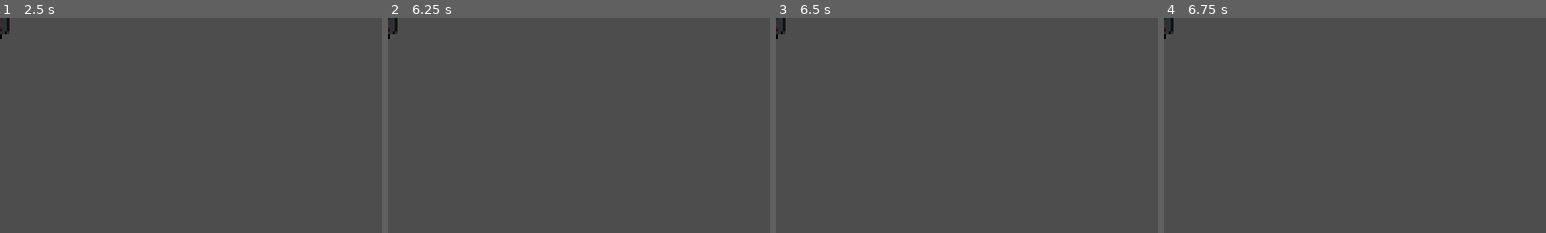
Above: before the commit, frames 1-4 (left to right).
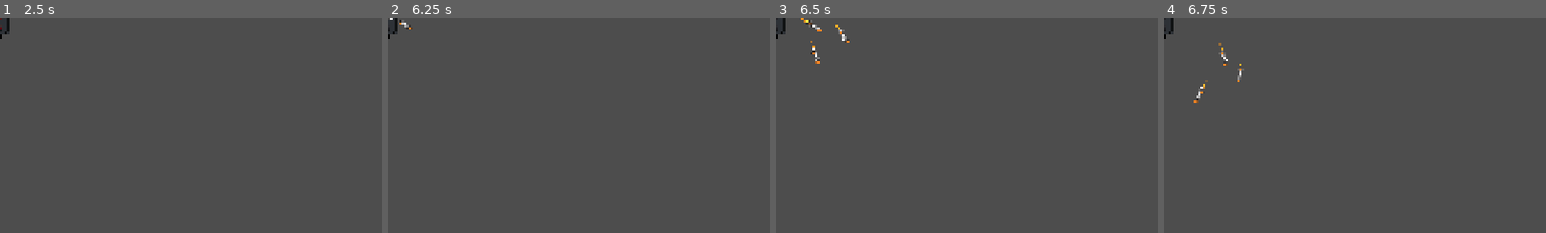
Above: after the commit, the same moments.

Repository: two-sticks-and-a-rock/space-arcade
Game: Godot game, scene res://scenes/player/player_weapons/Missile_Silo/missile_silo.tscn
Same seed, same stepped clock (60 frames per second), same inputs: the game is played once before the commit and once after it. This scene is started directly instead of the project's main scene.
Inputs (mouse positions are % of the whole screen's width and height, from its top left):
- Up to frame 1 (2.5 s): tap Enter at 0.5, 2 s; move the mouse to (72, 45) at 0.52 s; press the mouse at (72, 45) at 0.53 s; hold Right (move_right) 0.53-1.28 s; tap Space (sling_release) at 1.25, 1.35 s; move the mouse to (30, 55) at 1.27 s; release the mouse at (30, 55) at 1.28 s; hold Down (move_back) 1.28-2.03 s; move the mouse to (60, 28) at 2.02 s; press the mouse at (60, 28) at 2.03 s; hold Right (move_right) from 2.03 s (still down)
- Up to frame 2 (6.25 s): tap Space (sling_release) at 2.75, 2.85, 4.25, 4.35, 5.85 s; move the mouse to (45, 70) at 2.77 s; release Right (move_right) at 2.78 s; release the mouse at (45, 70) at 2.78 s; hold Up (move_forward) 2.78-3.53 s; tap Enter at 3.5 s; move the mouse to (80, 65) at 3.52 s; press the mouse at (80, 65) at 3.53 s; hold Left (move_left) 3.53-5.03 s; move the mouse to (20, 35) at 4.27 s; release the mouse at (20, 35) at 4.28 s; move the mouse to (55, 50) at 5.02 s; press the mouse at (55, 50) at 5.03 s; hold Down (move_back) 5.03-5.78 s; move the mouse to (35, 25) at 5.77 s; release the mouse at (35, 25) at 5.78 s; hold Right (move_right) from 5.78 s (still down)
- Up to frame 3 (6.5 s): keep holding Right (move_right)
- Up to frame 4 (6.75 s): move the mouse to (72, 45) at 6.52 s; release Right (move_right) at 6.53 s; press the mouse at (72, 45) at 6.53 s; hold Up (move_forward) from 6.53 s (still down)
The pictures show only the part of the screen within x 0-50%, y 0-50%; the shares and areas given below are measured in that part.

Frame 1 is identical in both runs. In frame 2, less than 0.1% of the frame differs, in the area x 0-7%, y 0-6%; in frame 3, 0.3%, in the area x 0-20%, y 0-22%; in frame 4, 0.2%.

Commit message:
Missile silo upgrade path

Diff:
--- a/scenes/player/player_weapons/Missile_Silo/missile_silo.tscn
+++ b/scenes/player/player_weapons/Missile_Silo/missile_silo.tscn
@@ -4,6 +4,11 @@
 [ext_resource type="Texture2D" uid="uid://cdo1hmi1povfe" path="res://art/sprites/bullets/Missile_Silo/MissileSiloDone-Sheet-Sheet.png" id="2_minx4"]
 [ext_resource type="PackedScene" uid="uid://4gto1ijk7tqs" path="res://scenes/player/player_weapons/Missile_Silo/missile.tscn" id="2_wy3lk"]
 [ext_resource type="Script" uid="uid://dq724vlrm8a05" path="res://scenes/ui/mechanics_text.gd" id="3_03w6n"]
+[ext_resource type="Script" uid="uid://cv1cwxelnr7jm" path="res://scenes/player/player_weapons/weapon_upgrades/weapon_upgrade_set.gd" id="4_vnd8m"]
+[ext_resource type="Script" uid="uid://dh8gni2x2uubt" path="res://scenes/player/player_weapons/weapon_upgrades/weapon_upgrade.gd" id="5_apa5x"]
+[ext_resource type="Script" uid="uid://cfgllll1jbmru" path="res://scenes/player/player_weapons/weapon_upgrades/damage_upgrade.gd" id="6_ns3u3"]
+[ext_resource type="Script" uid="uid://dtutoa66ihr48" path="res://scenes/player/player_weapons/weapon_upgrades/num_bullets_upgrade.gd" id="7_up2lq"]
+[ext_resource type="Script" uid="uid://jd2xcnw1xep3" path="res://scenes/player/player_weapons/weapon_upgrades/downtime_upgrade.gd" id="8_tre67"]
 
 [sub_resource type="Resource" id="Resource_6d4r7"]
 script = ExtResource("3_03w6n")
@@ -23,6 +28,125 @@
 mechanic_value = "3 seconds"
 col_span = 1
 metadata/_custom_type_script = "uid://dq724vlrm8a05"
+
+[sub_resource type="Resource" id="Resource_up2lq"]
+script = ExtResource("3_03w6n")
+mechanic_name = "Damage"
+mechanic_value = "75 -> 100"
+metadata/_custom_type_script = "uid://dq724vlrm8a05"
+
+[sub_resource type="Resource" id="Resource_ns3u3"]
+script = ExtResource("6_ns3u3")
+mechanics_text = SubResource("Resource_up2lq")
+metadata/_custom_type_script = "uid://cfgllll1jbmru"
+
+[sub_resource type="Resource" id="Resource_apa5x"]
+resource_name = "More Damage"
+script = ExtResource("4_vnd8m")
+upgrades = Array[ExtResource("5_apa5x")]([SubResource("Resource_ns3u3")])
+metadata/_custom_type_script = "uid://cv1cwxelnr7jm"
+
+[sub_resource type="Resource" id="Resource_c20tc"]
+script = ExtResource("3_03w6n")
+mechanic_name = "Missiles"
+mechanic_value = "3 -> 5"
+metadata/_custom_type_script = "uid://dq724vlrm8a05"
+
+[sub_resource type="Resource" id="Resource_kyk20"]
+script = ExtResource("7_up2lq")
+num_bullets_increase = 2
+mechanics_text = SubResource("Resource_c20tc")
+metadata/_custom_type_script = "uid://dtutoa66ihr48"
+
+[sub_resource type="Resource" id="Resource_tre67"]
+resource_name = "More Missiles"
+script = ExtResource("4_vnd8m")
+upgrades = Array[ExtResource("5_apa5x")]([SubResource("Resource_kyk20")])
+metadata/_custom_type_script = "uid://cv1cwxelnr7jm"
+
+[sub_resource type="Resource" id="Resource_08j3i"]
+script = ExtResource("3_03w6n")
+mechanic_name = "Cooldown"
+mechanic_value = "9 seconds -> 6 seconds"
+metadata/_custom_type_script = "uid://dq724vlrm8a05"
+
+[sub_resource type="Resource" id="Resource_s5kk0"]
+script = ExtResource("8_tre67")
+downtimer_decrease = 3.0
+mechanics_text = SubResource("Resource_08j3i")
+metadata/_custom_type_script = "uid://jd2xcnw1xep3"
+
+[sub_resource type="Resource" id="Resource_7ma44"]
+resource_name = "Improved Cooldown"
+script = ExtResource("4_vnd8m")
+upgrades = Array[ExtResource("5_apa5x")]([SubResource("Resource_s5kk0")])
+metadata/_custom_type_script = "uid://cv1cwxelnr7jm"
+
+[sub_resource type="Resource" id="Resource_6c75u"]
+script = ExtResource("3_03w6n")
+mechanic_name = "Damage"
+mechanic_value = "100 -> 150"
+metadata/_custom_type_script = "uid://dq724vlrm8a05"
+
+[sub_resource type="Resource" id="Resource_oykw4"]
+script = ExtResource("6_ns3u3")
+damage_increase = 50
+mechanics_text = SubResource("Resource_6c75u")
+metadata/_custom_type_script = "uid://cfgllll1jbmru"
+
+[sub_resource type="Resource" id="Resource_urqw0"]
+resource_name = "Even More Damage"
+script = ExtResource("4_vnd8m")
+upgrades = Array[ExtResource("5_apa5x")]([SubResource("Resource_oykw4")])
+metadata/_custom_type_script = "uid://cv1cwxelnr7jm"
+
+[sub_resource type="Resource" id="Resource_gaiuc"]
+script = ExtResource("3_03w6n")
+mechanic_name = "Missiles"
+mechanic_value = "5 -> 8"
+metadata/_custom_type_script = "uid://dq724vlrm8a05"
+
+[sub_resource type="Resource" id="Resource_fy7c8"]
+script = ExtResource("7_up2lq")
+num_bullets_increase = 3
+mechanics_text = SubResource("Resource_gaiuc")
+metadata/_custom_type_script = "uid://dtutoa66ihr48"
+
+[sub_resource type="Resource" id="Resource_2u2rv"]
+resource_name = "Even More Missiles"
+script = ExtResource("4_vnd8m")
+upgrades = Array[ExtResource("5_apa5x")]([SubResource("Resource_fy7c8")])
+metadata/_custom_type_script = "uid://cv1cwxelnr7jm"
+
+[sub_resource type="Resource" id="Resource_p07je"]
+script = ExtResource("3_03w6n")
+mechanic_name = "Cooldown"
+mechanic_value = "10 seconds -> 8 seconds"
+metadata/_custom_type_script = "uid://dq724vlrm8a05"
+
+[sub_resource type="Resource" id="Resource_mh1mp"]
+script = ExtResource("8_tre67")
+downtimer_decrease = 3.0
+mechanics_text = SubResource("Resource_p07je")
+metadata/_custom_type_script = "uid://jd2xcnw1xep3"
+
+[sub_resource type="Resource" id="Resource_4mlj3"]
+script = ExtResource("3_03w6n")
+mechanic_name = "Missiles"
+mechanic_value = "8 -> 10"
+metadata/_custom_type_script = "uid://dq724vlrm8a05"
+
+[sub_resource type="Resource" id="Resource_1k7ex"]
+script = ExtResource("7_up2lq")
+num_bullets_increase = 2
+mechanics_text = SubResource("Resource_4mlj3")
+metadata/_custom_type_script = "uid://dtutoa66ihr48"
+
+[sub_resource type="Resource" id="Resource_gnxix"]
+resource_name = "Maximum Missiles"
+script = ExtResource("4_vnd8m")
+upgrades = Array[ExtResource("5_apa5x")]([SubResource("Resource_mh1mp"), SubResource("Resource_1k7ex")])
+metadata/_custom_type_script = "uid://cv1cwxelnr7jm"
 
 [sub_resource type="AtlasTexture" id="AtlasTexture_tjbvn"]
 atlas = ExtResource("2_minx4")
@@ -67,10 +191,11 @@
 display_name = "Missile Silo"
 description = "Homing missiles target enemies"
 base_mechanics = Array[ExtResource("3_03w6n")]([SubResource("Resource_6d4r7"), SubResource("Resource_mjay7"), SubResource("Resource_246l1")])
-dmg = 100
+dmg = 75
 num_bullets = 3
 bullet_speed = 400.0
 bullet_size = 1.0
+possible_upgrade_sets = Array[ExtResource("4_vnd8m")]([SubResource("Resource_apa5x"), SubResource("Resource_tre67"), SubResource("Resource_7ma44"), SubResource("Resource_urqw0"), SubResource("Resource_2u2rv"), SubResource("Resource_gnxix")])
 
 [node name="AnimatedSprite2D" type="AnimatedSprite2D" parent="." unique_id=825337014]
 sprite_frames = SubResource("SpriteFrames_wy3lk")
@@ -81,7 +206,7 @@
 wait_time = 0.1
 
 [node name="DownTimer" type="Timer" parent="." unique_id=1088500671]
-wait_time = 2.6
+wait_time = 6.0
 
 [connection signal="timeout" from="UpTimer" to="." method="_on_up_timer_timeout"]
 [connection signal="timeout" from="DownTimer" to="." method="_on_missile_down_timer_timeout"]
